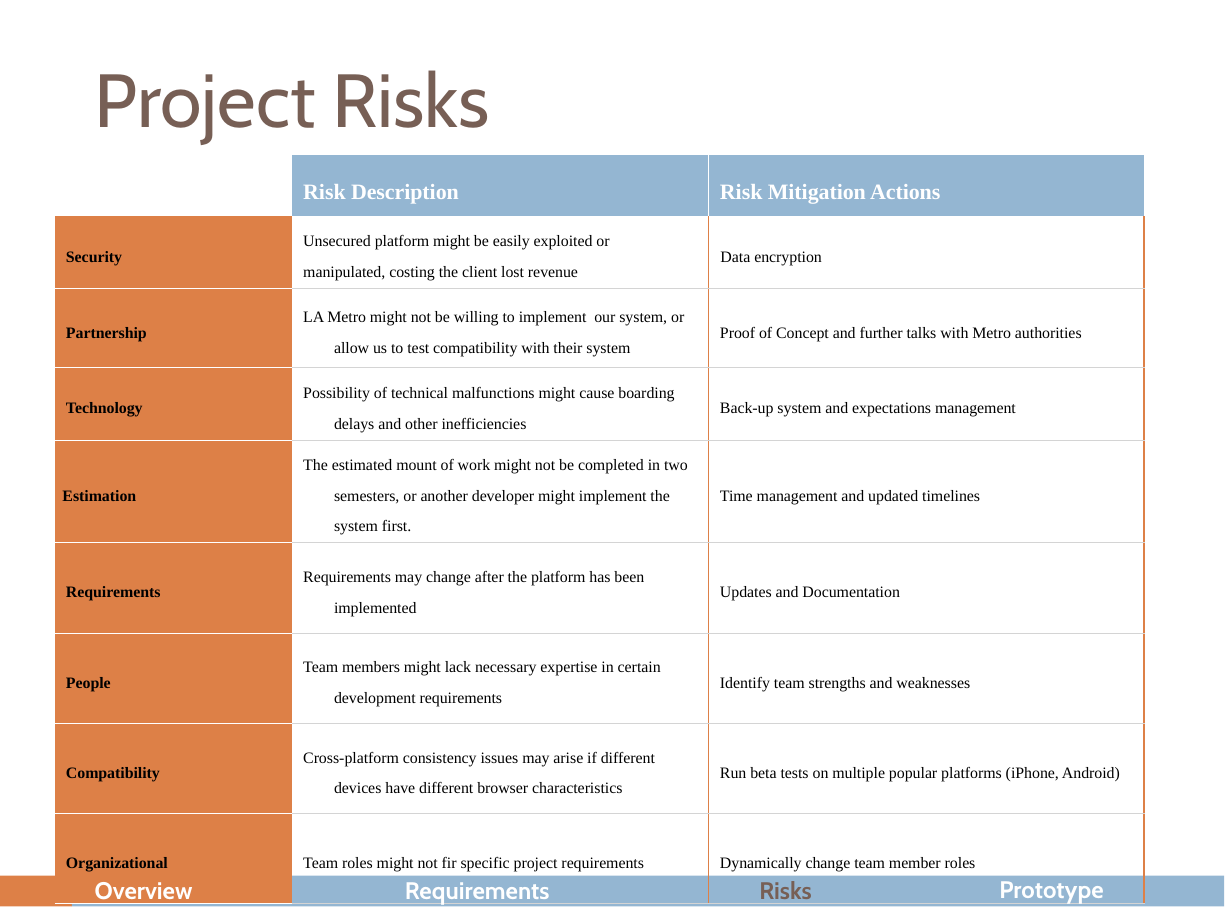
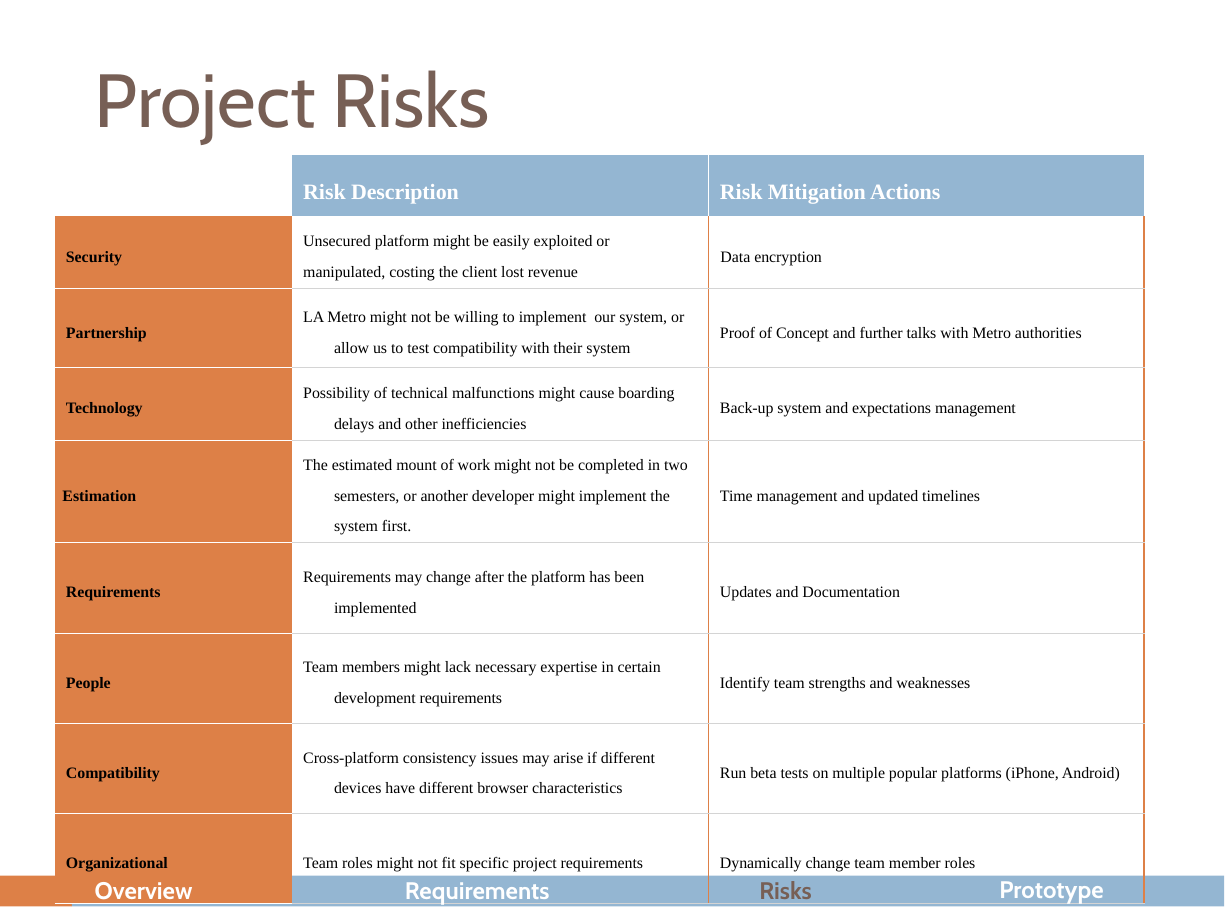
Before and after one commit to nakulj/cs477, a slide deck: slide 17 of FINAL PRESENTATION.pptx. Drawn at 1232x924 pixels with LibreOffice and Linux fonts; fonts in the diff are those of the drawing. Boxes give left, top, right and bottom in pixels: in the first picture for what was removed or moved away, otherwise in the second. Text is boxed around its words. In the diff, an @@ line names an element or a change of style, - is before the commit and + after.

```diff
--- a/FINAL PRESENTATION.pptx
+++ b/FINAL PRESENTATION.pptx
@@ table at (x1=54, y1=155, x2=1143, y2=876) @@
-row 9, column 2: Team roles might not fir specific project requirements
+row 9, column 2: Team roles might not fit specific project requirements
```
Also in this commit, not shown: 2 other slides changed, 5 other files.
